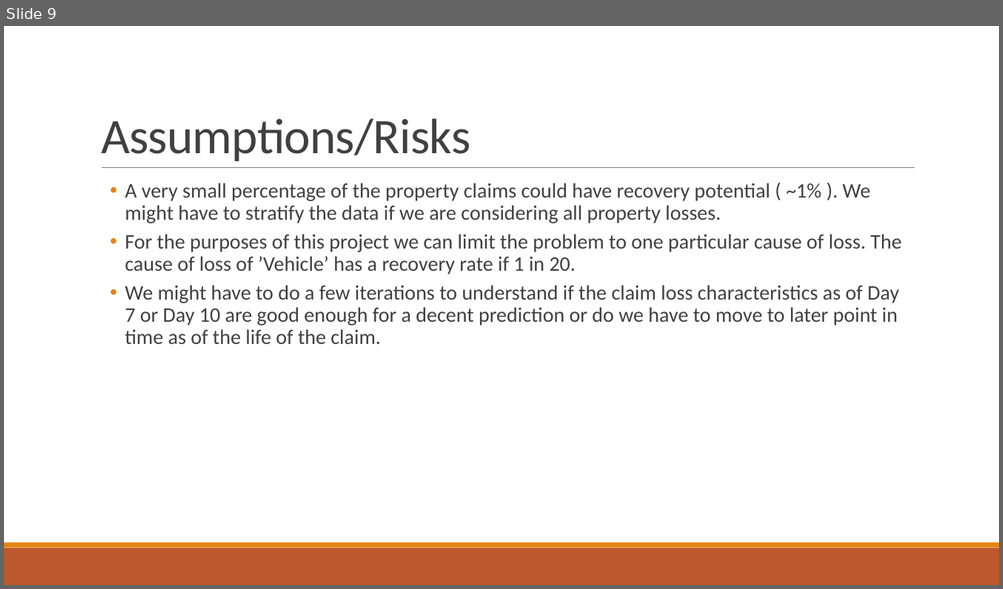
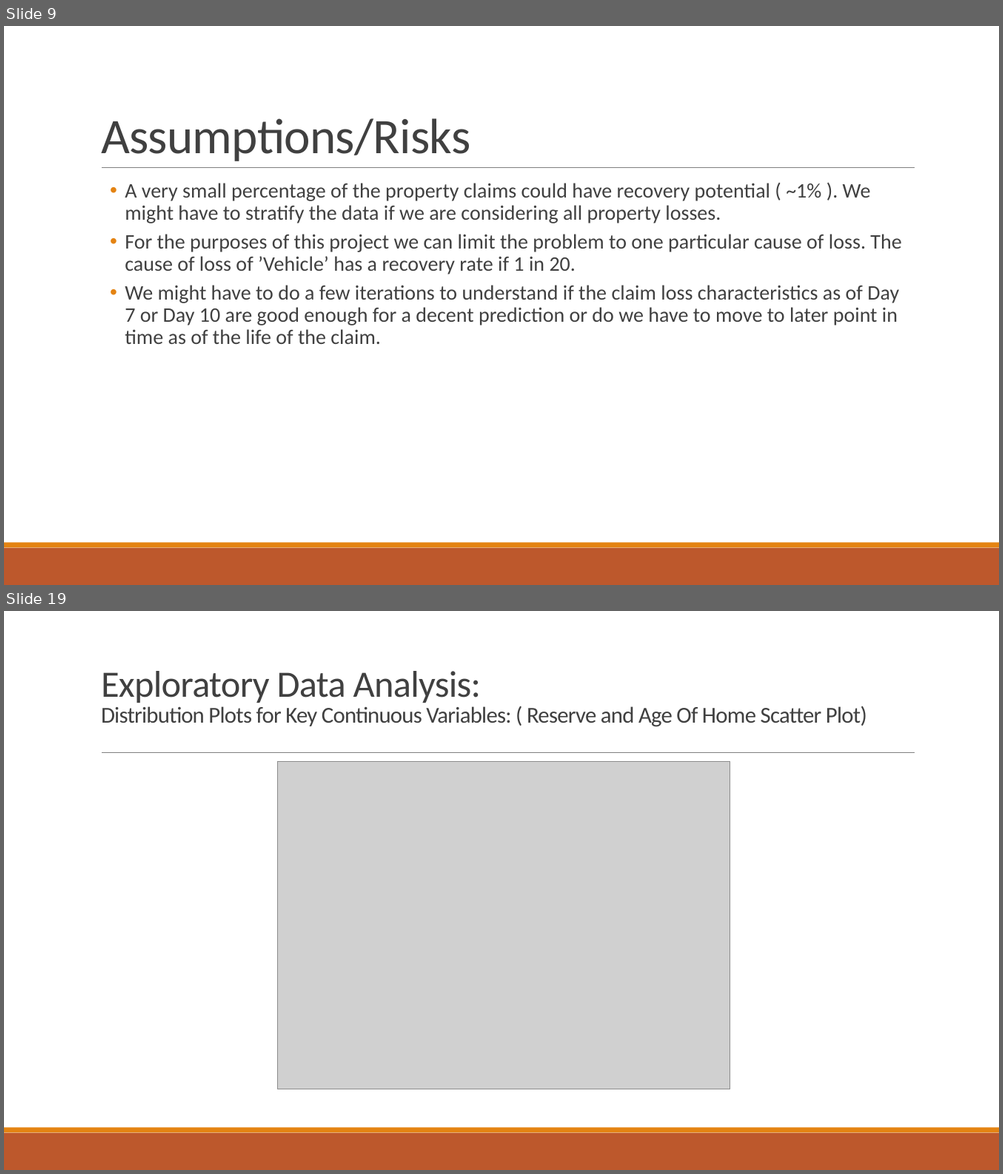
Before and after one commit to hkalavala/DS_SM_15_HK, a slide deck: projects/final-project/GA Project - HK.pptx. Shown one above the other, each under a label of ours: slide 9 before the commit, slides 9 and 19 after it; the slides between them are not shown. The pictures are 1003x589 and 1003x1174 pixels, drawn with LibreOffice and Linux fonts; fonts in the diff are those of the drawing; grey boxes stand for pictures. Boxes give left, top, right and bottom in pixels: in the first picture for what was removed or moved away, otherwise in the second. Text is boxed around its words. In the diff, an @@ line names an element or a change of style, - is before the commit and + after.

```diff
--- a/projects/final-project/GA Project - HK.pptx
+++ b/projects/final-project/GA Project - HK.pptx
@@ slide 19 added at (4,611,999,1170), background #FFFFFF; not listed: 3 template elements that a slide beside it also shows @@
@@ title added at (101,671,867,727), 22 pt, text #404040 @@
+Exploratory Data Analysis:
+Distribution Plots for Key Continuous Variables: ( Reserve and Age Of Home Scatter Plot)
@@ picture added at (278,762,730,1090) @@
```
Also in this commit, not shown: 1 slide changed, 8 other slides added, 1 other file.
